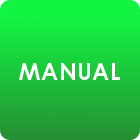
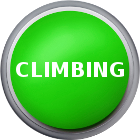
Two versions of the same layered image (140x140). Layer-by-layer changes:
showed "CLIMBING #1", painted on it over [12, 62, 128, 80]
hid "MANUAL #1", painted on it over [19, 62, 120, 80]
added layer "Layer #1" in group "On" over [0, 0, 140, 140]
hid "Background-Gray copy" over [0, 0, 140, 140]
